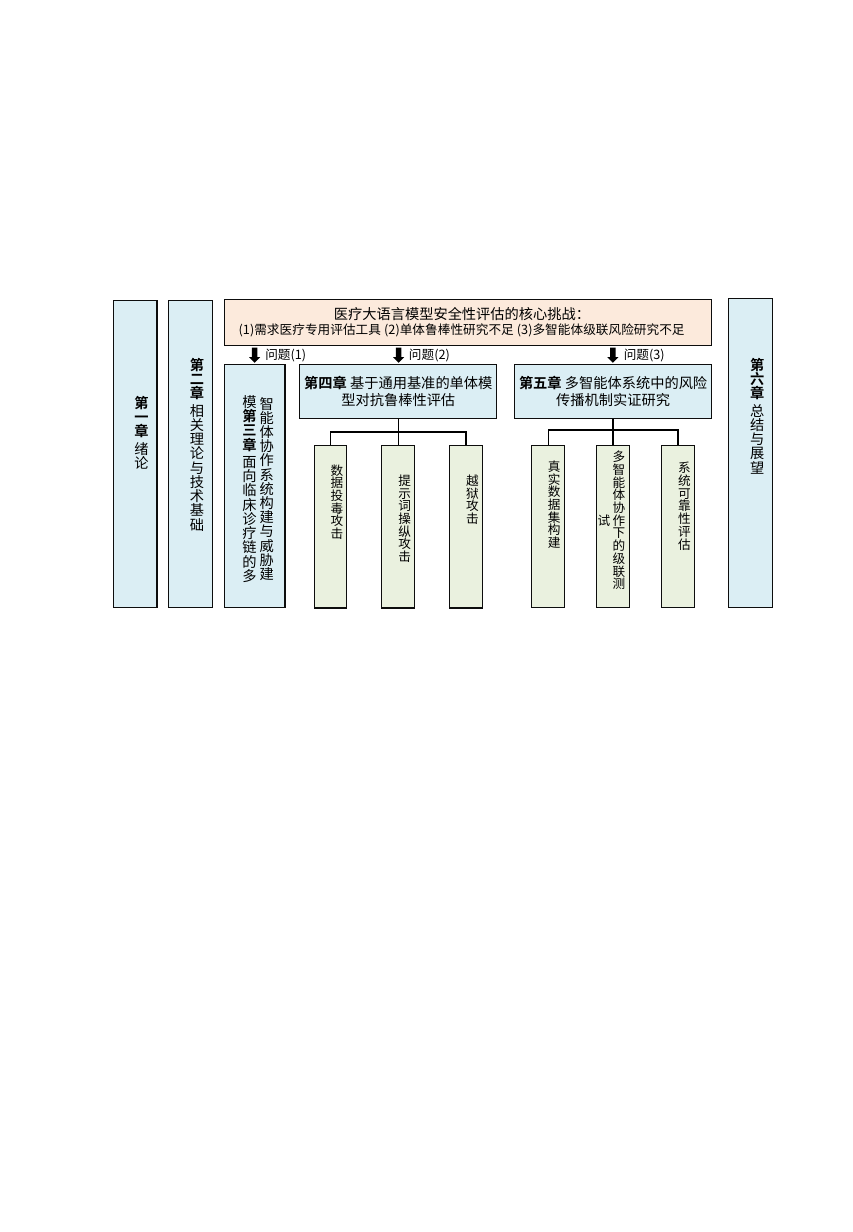
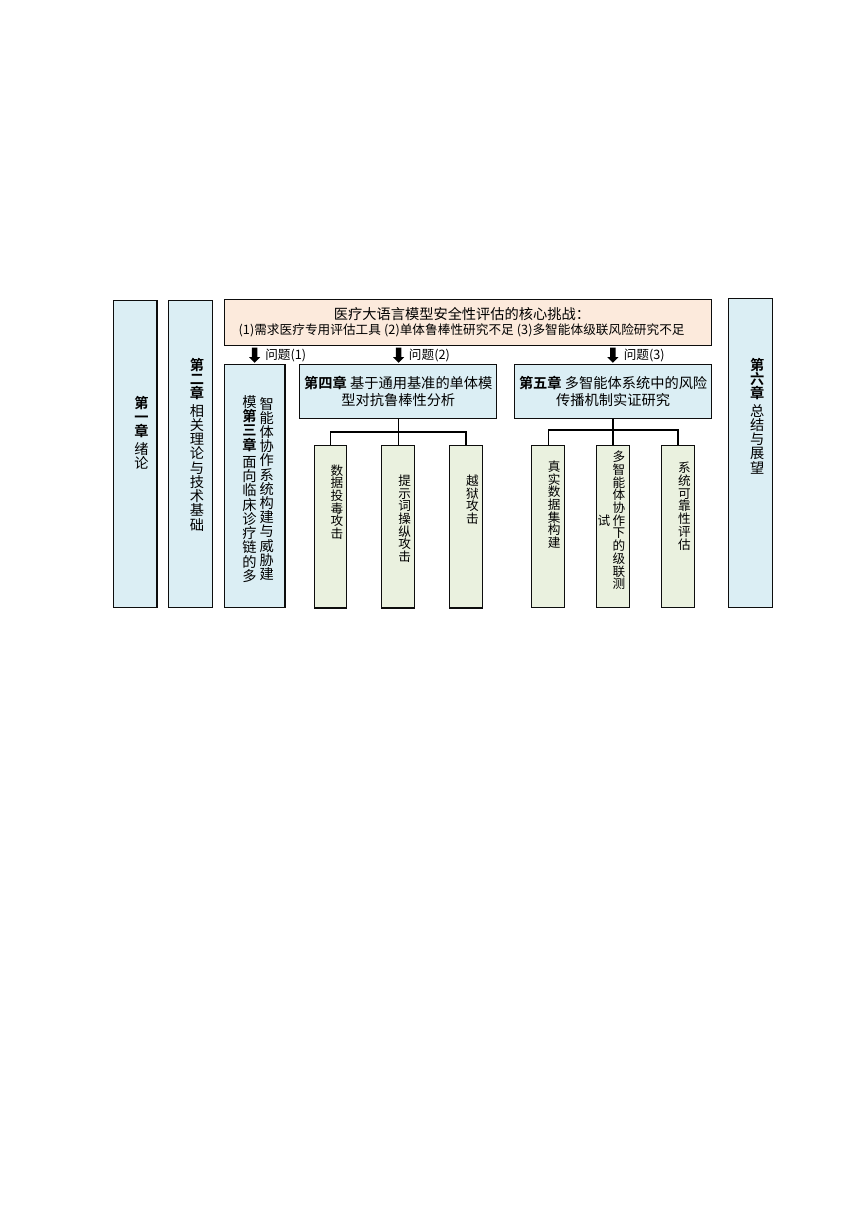
Before and after one commit to 536260668/master_thesis, a slide deck: slide 1 of text_ref/图表_lzh.pptx. Drawn at 853x1232 pixels with LibreOffice and Linux fonts; fonts in the diff are those of the drawing. Boxes give left, top, right and bottom in pixels: in the first picture for what was removed or moved away, otherwise in the second. Text is boxed around its words. In the diff, an @@ line names an element or a change of style, - is before the commit and + after.

```diff
--- a/text_ref/图表_lzh.pptx
+++ b/text_ref/图表_lzh.pptx
@@ text at bbox=[304, 376, 492, 406]: text changed @@
-第四章 基于通用基准的单体模型对抗鲁棒性评估
+第四章 基于通用基准的单体模型对抗鲁棒性分析
```
Also in this commit, not shown: 5 other files.
